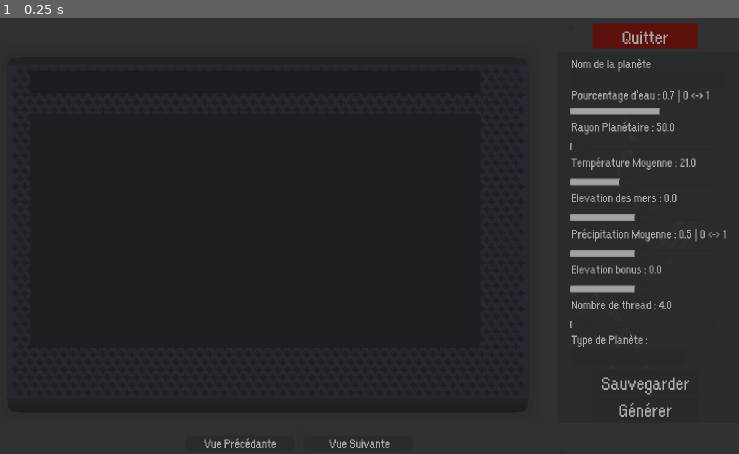
Above: before the commit, frame 1.
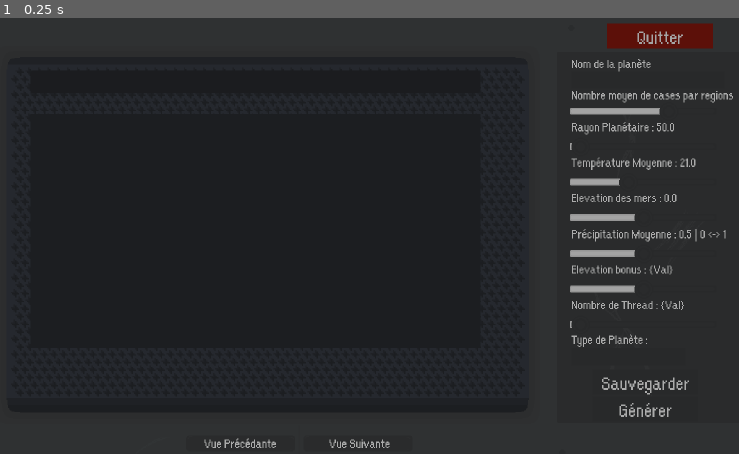
Above: after the commit, the same moment.

Repository: Jujedie/PlanetGenerator
Game: Godot game, scene res://data/scn/master.tscn
Two runs of this game, one before a commit and one after it. Both use one fixed random seed, a clock stepped at 60 frames per second and the inputs below.
Inputs:
- Up to frame 1 (0.25 s): no input

The runs differ from the first frame. In frame 1, 0.7% of the frame differs, in the area x 77-100%, y 1-67%.
Error after the commit: Invalid access to property or key 'value' on a base object of type 'null instance'. (res://src/master.gd:26)

Commit message:
Renommage du curseur de pourcentage d'eau en nombre moyen de cases par région et mise à jour du texte associé. Ajustement de la position du bouton "Quitter".

Diff:
--- a/data/scn/master.tscn
+++ b/data/scn/master.tscn
@@ -73,7 +73,7 @@
 metadata/_edit_use_anchors_ = true
 metadata/_edit_lock_ = true
 
-[node name="sldPercentEau" type="HSlider" parent="Node2D/Control"]
+[node name="sldNbCasesRegions" type="HSlider" parent="Node2D/Control"]
 layout_mode = 0
 offset_left = 912.0
 offset_top = 34.1229
@@ -91,18 +91,18 @@
 value = 0.7
 metadata/_edit_lock_ = true
 
-[node name="Node2D" type="Node2D" parent="Node2D/Control/sldPercentEau"]
-position = Vector2(3.05176e-05, -28.6075)
-scale = Vector2(0.02, 0.02)
-metadata/_edit_lock_ = true
-
-[node name="Label" type="Label" parent="Node2D/Control/sldPercentEau/Node2D"]
+[node name="Node2D" type="Node2D" parent="Node2D/Control/sldNbCasesRegions"]
+position = Vector2(3.05176e-05, -28.6075)
+scale = Vector2(0.02, 0.02)
+metadata/_edit_lock_ = true
+
+[node name="Label" type="Label" parent="Node2D/Control/sldNbCasesRegions/Node2D"]
 offset_top = 250.745
 offset_right = 11732.0
 offset_bottom = 1450.75
 theme = ExtResource("5_e2i44")
 theme_override_colors/font_color = Color(0.67069, 0.67069, 0.67069, 1)
-text = "Couverture des mers  : {Val} | 0 <-> 1"
+text = "Nombre moyen de cases par regions"
 metadata/_edit_lock_ = true
 
 [node name="sldRayonPlanetaire" type="HSlider" parent="Node2D/Control"]
@@ -319,7 +319,7 @@
 metadata/_edit_lock_ = true
 
 [node name="btnQuitter" type="Node2D" parent="Node2D/Control"]
-position = Vector2(942.409, -79.474)
+position = Vector2(963.467, -79.4739)
 scale = Vector2(0.02, 0.02)
 
 [node name="btnQuitter" type="Button" parent="Node2D/Control/btnQuitter"]
@@ -446,7 +446,7 @@
 centered = false
 metadata/_edit_lock_ = true
 
-[connection signal="value_changed" from="Node2D/Control/sldPercentEau" to="." method="_on_sld_percent_eau_value_changed"]
+[connection signal="value_changed" from="Node2D/Control/sldNbCasesRegions" to="." method="_on_sld_percent_eau_value_changed"]
 [connection signal="value_changed" from="Node2D/Control/sldRayonPlanetaire" to="." method="_on_sld_rayon_planetaire_value_changed"]
 [connection signal="value_changed" from="Node2D/Control/sldTempMoy" to="." method="_on_sld_temp_moy_value_changed"]
 [connection signal="value_changed" from="Node2D/Control/sldHautEau" to="." method="_on_sld_haut_eau_value_changed"]
